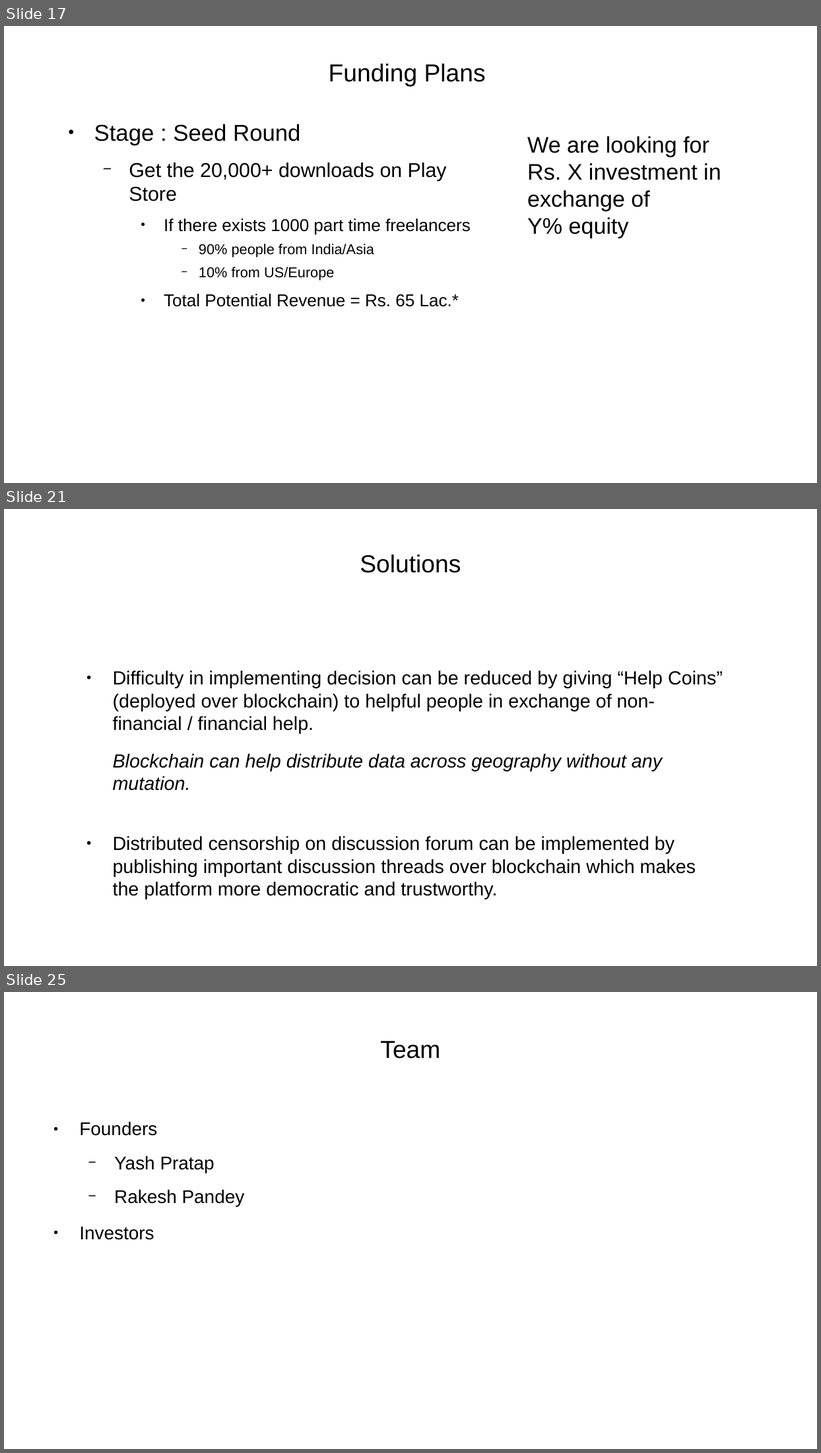
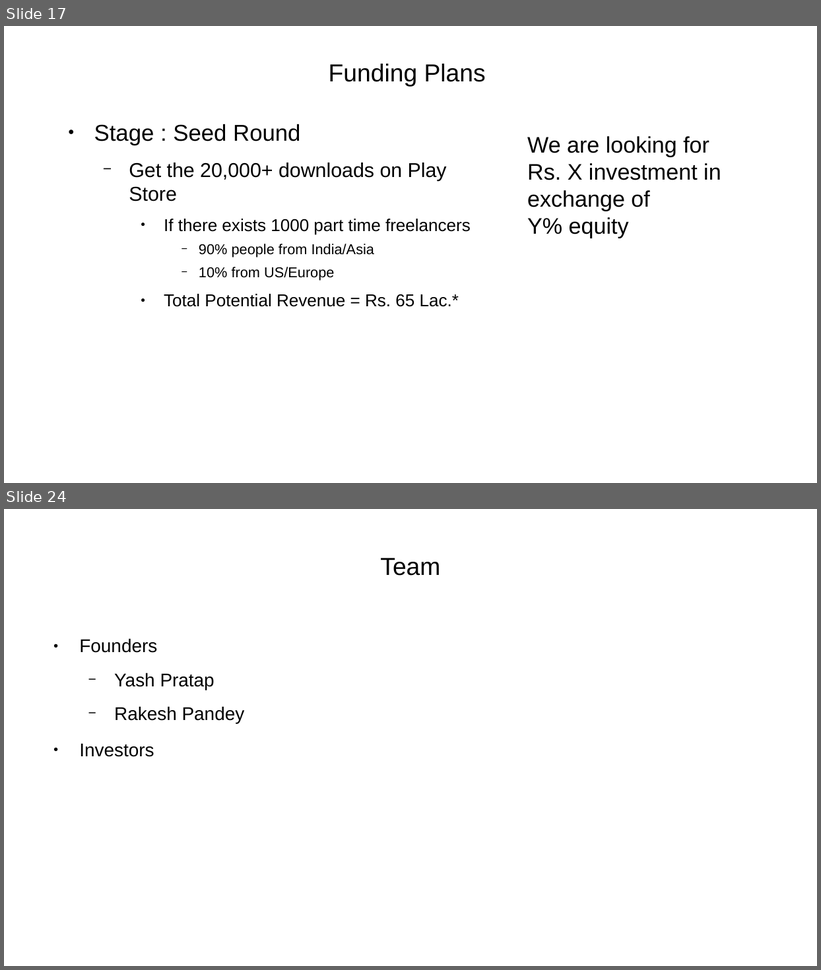
Before and after one commit to yashp241195/startupPitch, a slide deck: pitch.odp. Shown one above the other, each under a label of ours: slides 17, 21 and 25 before the commit, slides 17 and 24 after it; the slides between them are not shown. The pictures are 821x1453 and 821x970 pixels, drawn with LibreOffice and Linux fonts; fonts in the diff are those of the drawing. Boxes give left, top, right and bottom in pixels: in the first picture for what was removed or moved away, otherwise in the second. Text is boxed around its words. In the diff, an @@ line names an element or a change of style, - is before the commit and + after.

```diff
--- a/pitch.odp
+++ b/pitch.odp
@@ slide 21 removed at [4,509,817,966], background #FFFFFF @@
@@ title removed at [360,555,461,573] @@
-Solutions
@@ text removed at [113,671,723,900] @@
-● Difficulty in implementing decision can be reduced by giving “Help Coins” (deployed over blockchain) to helpful people in exchange of non-financial / financial help.
-Blockchain can help distribute data across geography without any mutation.
-● Distributed censorship on discussion forum can be implemented by publishing important discussion threads over blockchain which makes the platform more democratic and trustworthy.
@@ what was slide 25 is now slide 24 @@
```
Also in this commit, not shown: 9 slides changed, 3 slides added, 3 other slides removed, 1 other file.
